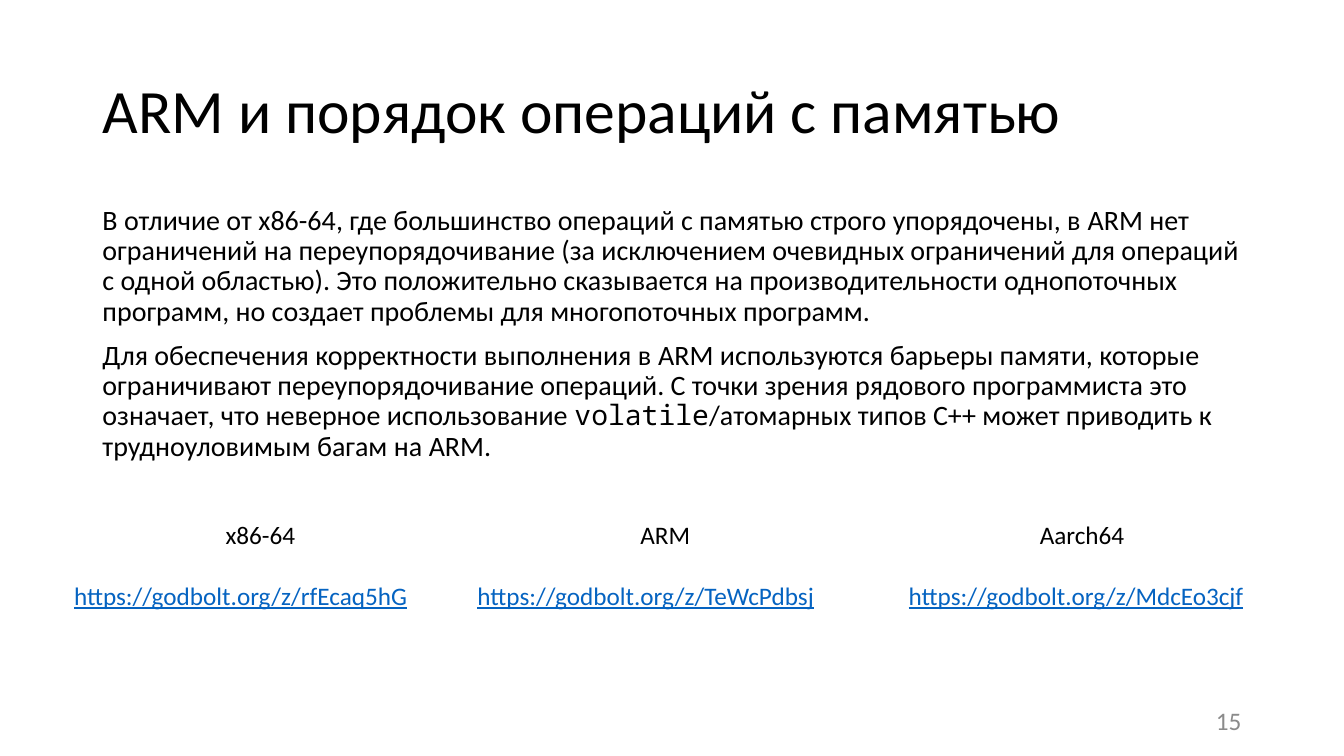
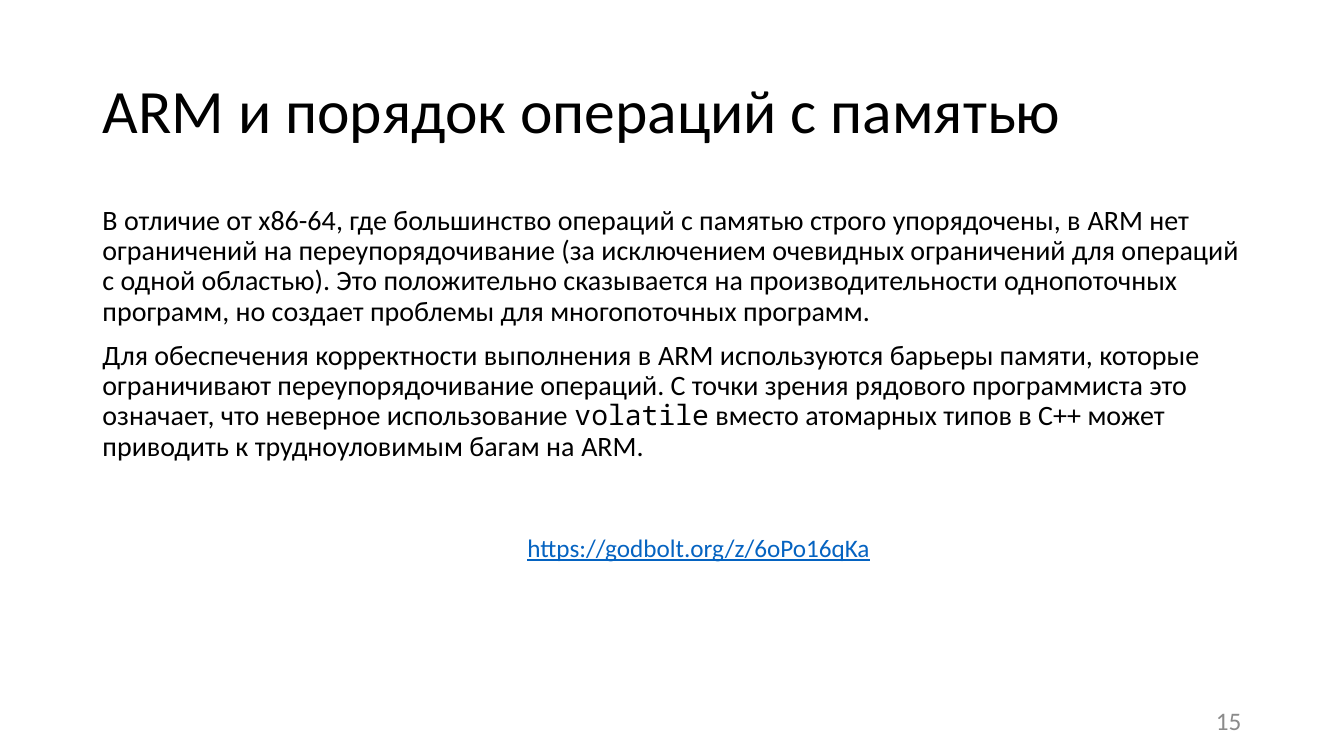
Before and after one commit to itsecd/low-level-programming, a slide deck: slide 15 of Lectures/10.CISC_RISC_ARM/Lecture10.pptx. Drawn at 1344x756 pixels with LibreOffice and Linux fonts; fonts in the diff are those of the drawing. Boxes give left, top, right and bottom in pixels: in the first picture for what was removed or moved away, otherwise in the second. Text is boxed around its words. In the diff, an @@ line names an element or a change of style, - is before the commit and + after.

```diff
--- a/Lectures/10.CISC_RISC_ARM/Lecture10.pptx
+++ b/Lectures/10.CISC_RISC_ARM/Lecture10.pptx
@@ text at box(102, 346, 1199, 461): text changed @@
-Для обеспечения корректности выполнения в ARM используются барьеры памяти, которые ограничивают переупорядочивание операций. С точки зрения рядового программиста это означает, что неверное использование volatile/атомарных типов С++ может приводить к трудноуловимым багам на ARM.
+Для обеспечения корректности выполнения в ARM используются барьеры памяти, которые ограничивают переупорядочивание операций. С точки зрения рядового программиста это означает, что неверное использование volatile вместо атомарных типов в С++ может приводить к трудноуловимым багам на ARM.
@@ text removed at box(226, 526, 296, 545) @@
-x86-64
@@ text at box(527, 539, 869, 562): text changed @@
-https://godbolt.org/z/TeWcPdbsj
+https://godbolt.org/z/6oPo16qKa
@@ text removed at box(640, 527, 690, 544) @@
-ARM
@@ text removed at box(1040, 526, 1124, 544) @@
-Aarch64
@@ text removed at box(74, 587, 407, 610) @@
-https://godbolt.org/z/rfEcaq5hG
@@ text removed at box(909, 587, 1243, 610) @@
-https://godbolt.org/z/MdcEo3cjf
```
Also in this commit, not shown: 2 other slides changed, 5 other files.
